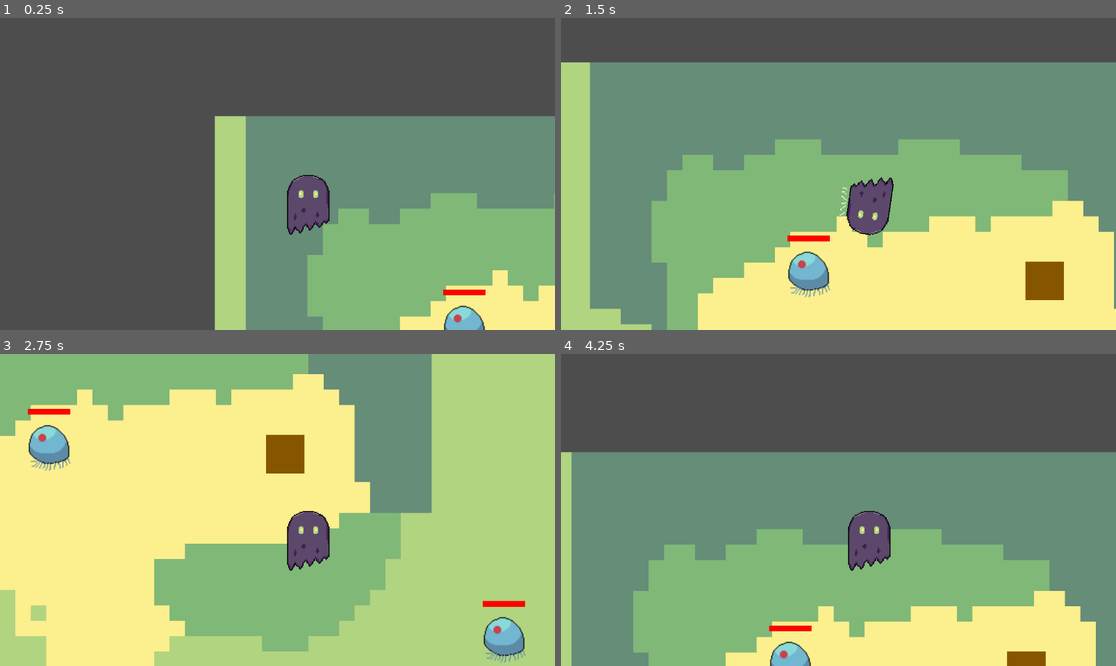
Above: before the commit, frames 1-4 (two rows, left to right).
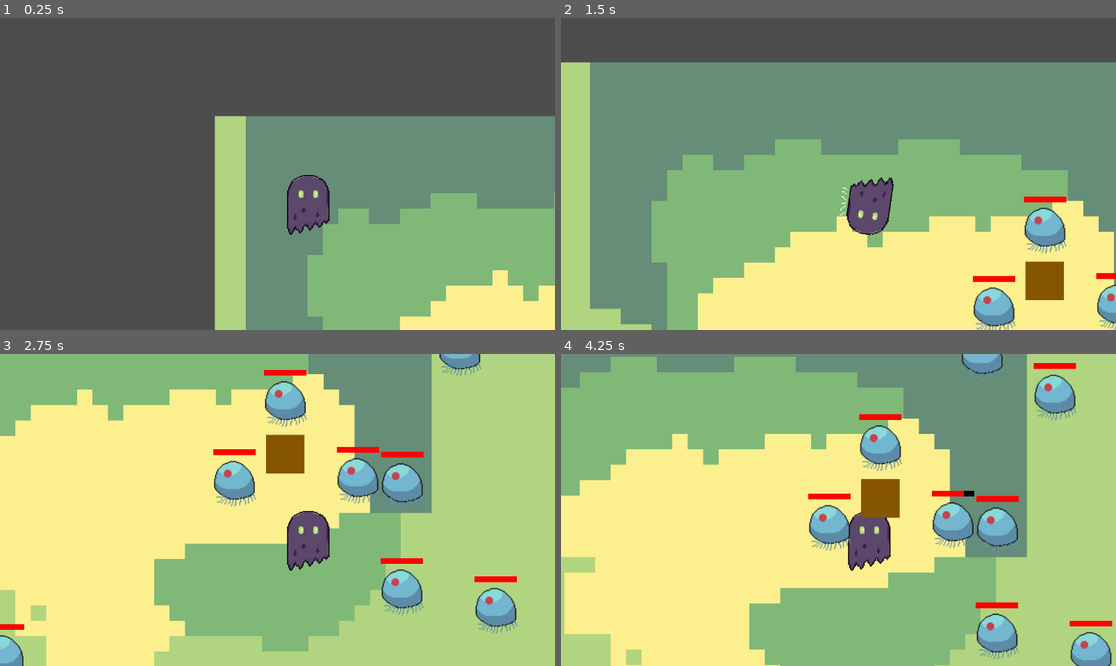
Above: after the commit, the same moments.

Repository: moulindavid/godot-2d
Game: Godot game, scene res://scenes/world.tscn
Two runs of this game, one before a commit and one after it. Both use one fixed random seed, a clock stepped at 60 frames per second and the inputs below.
Inputs (mouse positions are in pixels of both pictures, inside the frame that each line leads up to):
- Up to frame 1 (0.25 s): no input
- Up to frame 2 (1.5 s): tap Enter at 0.5 s; move the mouse to (960, 158) at 0.52 s; hold Right (ui_right) 0.53-1.28 s; click (960, 158) at 0.6 s; move the mouse to (727, 189) at 1.27 s; hold Down (ui_down) from 1.28 s (still down); click (727, 189) at 1.35 s
- Up to frame 3 (2.75 s): move the mouse to (333, 441) at 2.02 s; release Down (ui_down) at 2.03 s; hold Right (ui_right) from 2.03 s (still down); click (333, 441) at 2.1 s
- Up to frame 4 (4.25 s): move the mouse to (810, 572) at 2.77 s; release Right (ui_right) at 2.78 s; hold Up (ui_up) 2.78-3.53 s; click (810, 572) at 2.85 s; move the mouse to (1005, 556) at 3.52 s; hold Left (ui_left) from 3.53 s (still down); click (1005, 556) at 3.6 s

The runs differ from the first frame. In frame 1, 0.6% of the frame differs, in the area x 79-88%, y 87-100%; in frame 2, 3.4%; in frame 3, 8.2%; in frame 4, 90%, in the area x 0-100%, y 0-100%.

Commit message:
feat: refactor enemy with heritage

Diff:
--- /dev/null
+++ b/scenes/enemies/blobby.gd
@@ -0,0 +1,5 @@
+extends "res://scenes/enemies/enemy_base.gd"
+
+func _ready():
+	MAX_HP = 4
+	super._ready()
--- /dev/null
+++ b/scenes/enemies/blobby.tscn
@@ -0,0 +1,38 @@
+[gd_scene format=3 uid="uid://gbw10d4itb5u"]
+
+[ext_resource type="PackedScene" uid="uid://b0qoape8vuqoi" path="res://scenes/enemies/enemy_base.tscn" id="1_2jclj"]
+[ext_resource type="Script" uid="uid://vd3jhspghehl" path="res://scenes/enemies/blobby.gd" id="2_ojbth"]
+[ext_resource type="Texture2D" uid="uid://o1ugj2kyjo6m" path="res://assets/little_ennemy.png" id="2_wclsc"]
+
+[sub_resource type="SpriteFrames" id="SpriteFrames_2jclj"]
+animations = [{
+"frames": [{
+"duration": 1.0,
+"texture": ExtResource("2_wclsc")
+}],
+"loop": true,
+"name": &"idle",
+"speed": 5.0
+}]
+
+[sub_resource type="CircleShape2D" id="CircleShape2D_oto7i"]
+radius = 21.0
+
+[sub_resource type="CircleShape2D" id="CircleShape2D_wclsc"]
+radius = 21.0
+
+[node name="Blobby" unique_id=299663437 instance=ExtResource("1_2jclj")]
+script = ExtResource("2_ojbth")
+
+[node name="AnimatedSprite2D" parent="." index="0" unique_id=860339481]
+position = Vector2(0, -28)
+sprite_frames = SubResource("SpriteFrames_2jclj")
+animation = &"idle"
+
+[node name="CollisionShape2D" parent="." index="1" unique_id=128828303]
+position = Vector2(0, -25)
+shape = SubResource("CircleShape2D_oto7i")
+
+[node name="CollisionShape2D" parent="Hurtbox" parent_id_path=PackedInt32Array(1575236671) index="0" unique_id=654745841]
+position = Vector2(0, -25)
+shape = SubResource("CircleShape2D_wclsc")
--- /dev/null
+++ b/scenes/enemies/enemy_base.gd
@@ -0,0 +1,28 @@
+extends CharacterBody2D
+
+const BAR_WIDTH = 44
+const BAR_HEIGHT = 6
+const BAR_OFFSET = Vector2(-BAR_WIDTH / 2.0, -60)
+
+var MAX_HP = 3
+var hp : int
+
+func _ready():
+	hp = MAX_HP
+func take_damage(amount: int):
+	hp -= amount
+	print("Enemy hit! HP: ", hp, "/", MAX_HP)
+	queue_redraw()
+	if hp <= 0:
+		die()
+
+func die():
+	print("Enemy destroyed!")
+	queue_free()
+
+func _draw():
+	# background
+	draw_rect(Rect2(BAR_OFFSET, Vector2(BAR_WIDTH, BAR_HEIGHT)), Color.BLACK)
+	# fill proportional to current hp
+	var fill = BAR_WIDTH * (float(hp) / float(MAX_HP))
+	draw_rect(Rect2(BAR_OFFSET, Vector2(fill, BAR_HEIGHT)), Color.RED)
--- /dev/null
+++ b/scenes/enemies/enemy_base.tscn
@@ -0,0 +1,16 @@
+[gd_scene format=3 uid="uid://b0qoape8vuqoi"]
+
+[ext_resource type="Script" uid="uid://ck45u474h42lt" path="res://scenes/enemies/enemy_base.gd" id="1_qty17"]
+
+[node name="EnemyBase" type="CharacterBody2D" unique_id=299663437]
+script = ExtResource("1_qty17")
+
+[node name="AnimatedSprite2D" type="AnimatedSprite2D" parent="." unique_id=860339481]
+
+[node name="CollisionShape2D" type="CollisionShape2D" parent="." unique_id=128828303]
+
+[node name="Hurtbox" type="Area2D" parent="." unique_id=1575236671]
+light_mask = 0
+visibility_layer = 2
+
+[node name="CollisionShape2D" type="CollisionShape2D" parent="Hurtbox" unique_id=654745841]
--- a/scenes/world.tscn
+++ b/scenes/world.tscn
@@ -2,8 +2,6 @@
 
 [ext_resource type="PackedScene" uid="uid://cixtgskmg7y3v" path="res://scenes/player/ghosty.tscn" id="1_nnsk1"]
 [ext_resource type="Texture2D" uid="uid://dtyve85fmfff7" path="res://assets/terrain/basic_tileset.png" id="2_rwgxs"]
-[ext_resource type="Texture2D" uid="uid://o1ugj2kyjo6m" path="res://assets/little_ennemy.png" id="3_4wyf3"]
-[ext_resource type="Script" uid="uid://cykhs3xdnfftv" path="res://scripts/blobby.gd" id="3_k0juu"]
 [ext_resource type="Script" uid="uid://mkoc02hd1ako" path="res://scripts/world.gd" id="4_world1"]
 
 [sub_resource type="TileSetAtlasSource" id="TileSetAtlasSource_4wyf3"]
@@ -32,21 +30,6 @@
 [sub_resource type="RectangleShape2D" id="RectangleShape2D_nnsk1"]
 size = Vector2(39.75, 40)
 
-[sub_resource type="SpriteFrames" id="SpriteFrames_k0juu"]
-animations = [{
-"frames": [{
-"duration": 1.0,
-"texture": ExtResource("3_4wyf3")
-}],
-"loop": true,
-"name": &"default",
-"speed": 5.0
-}]
-
-[sub_resource type="CapsuleShape2D" id="CapsuleShape2D_4wyf3"]
-radius = 21.0
-height = 44.0
-
 [node name="World" type="Node2D" unique_id=1847753773]
 script = ExtResource("4_world1")
 
@@ -74,23 +57,3 @@
 
 [node name="Ghosty" parent="." unique_id=1321214851 instance=ExtResource("1_nnsk1")]
 position = Vector2(33, 60)
-
-[node name="Blobby" type="CharacterBody2D" parent="." unique_id=281933888]
-light_mask = 3
-visibility_layer = 3
-input_pickable = true
-script = ExtResource("3_k0juu")
-
-[node name="AnimatedSprite2D" type="AnimatedSprite2D" parent="Blobby" unique_id=1173867289]
-position = Vector2(227, 217)
-sprite_frames = SubResource("SpriteFrames_k0juu")
-
-[node name="CollisionShape2D" type="CollisionShape2D" parent="Blobby" unique_id=241574034]
-position = Vector2(227, 219)
-shape = SubResource("CapsuleShape2D_4wyf3")
-
-[node name="Hurtbox" type="CollisionShape2D" parent="Blobby" unique_id=1281615850]
-light_mask = 0
-visibility_layer = 2
-position = Vector2(227, 219)
-shape = SubResource("CapsuleShape2D_4wyf3")
--- a/scripts/blobby.gd
+++ /dev/null
@@ -1,26 +0,0 @@
-extends CharacterBody2D
-
-const MAX_HP = 3
-var hp = MAX_HP
-
-const BAR_OFFSET = Vector2(227, 180)
-const BAR_SIZE = Vector2(44, 6)
-
-func take_damage(amount: int):
-	hp -= amount
-	print("Blobby hit! HP: ", hp, "/", MAX_HP)
-	queue_redraw()
-	if hp <= 0:
-		die()
-
-func die():
-	print("Blobby destroyed!")
-	queue_free()
-
-func _draw():
-	var bar_pos = BAR_OFFSET - Vector2(BAR_SIZE.x / 2.0, 0)
-	# Background
-	draw_rect(Rect2(bar_pos, BAR_SIZE), Color(0, 0, 0, 0.7))
-	# HP fill
-	var fill_width = BAR_SIZE.x * (float(hp) / float(MAX_HP))
-	draw_rect(Rect2(bar_pos, Vector2(fill_width, BAR_SIZE.y)), Color.RED)
--- a/scripts/world.gd
+++ b/scripts/world.gd
@@ -1,9 +1,9 @@
 extends Node2D
 
-@onready var blobby_template = $Blobby
+const BLOBBY_SCENE = preload("res://scenes/enemies/blobby.tscn")
 
 func _ready():
 	for i in range(9):
-		var blobby = blobby_template.duplicate()
+		var blobby = BLOBBY_SCENE.instantiate()
 		blobby.position = Vector2(randf_range(100, 700), randf_range(100, 500))
 		add_child(blobby)
Binary file added: assets/ennemy/chicken_idle.png
Not shown, added: assets/ennemy/chicken_idle.png.import
Binary file added: assets/ennemy/duck_idle.png
Not shown, added: assets/ennemy/duck_idle.png.import
Not shown, added: scenes/enemies/blobby.gd.uid
Not shown, added: scenes/enemies/enemy_base.gd.uid
Not shown, removed: scripts/blobby.gd.uid
Not shown, changed: .gitignore
